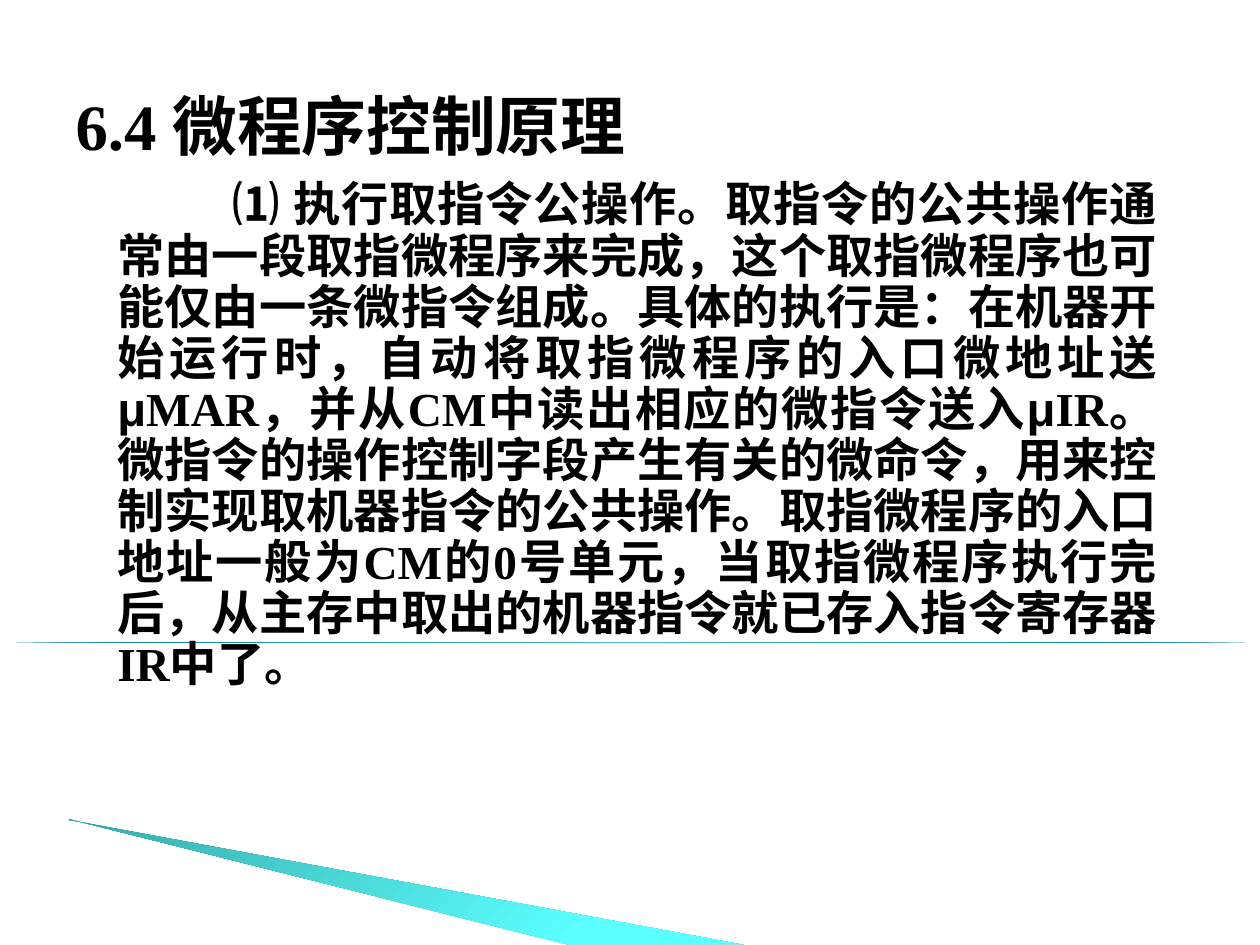
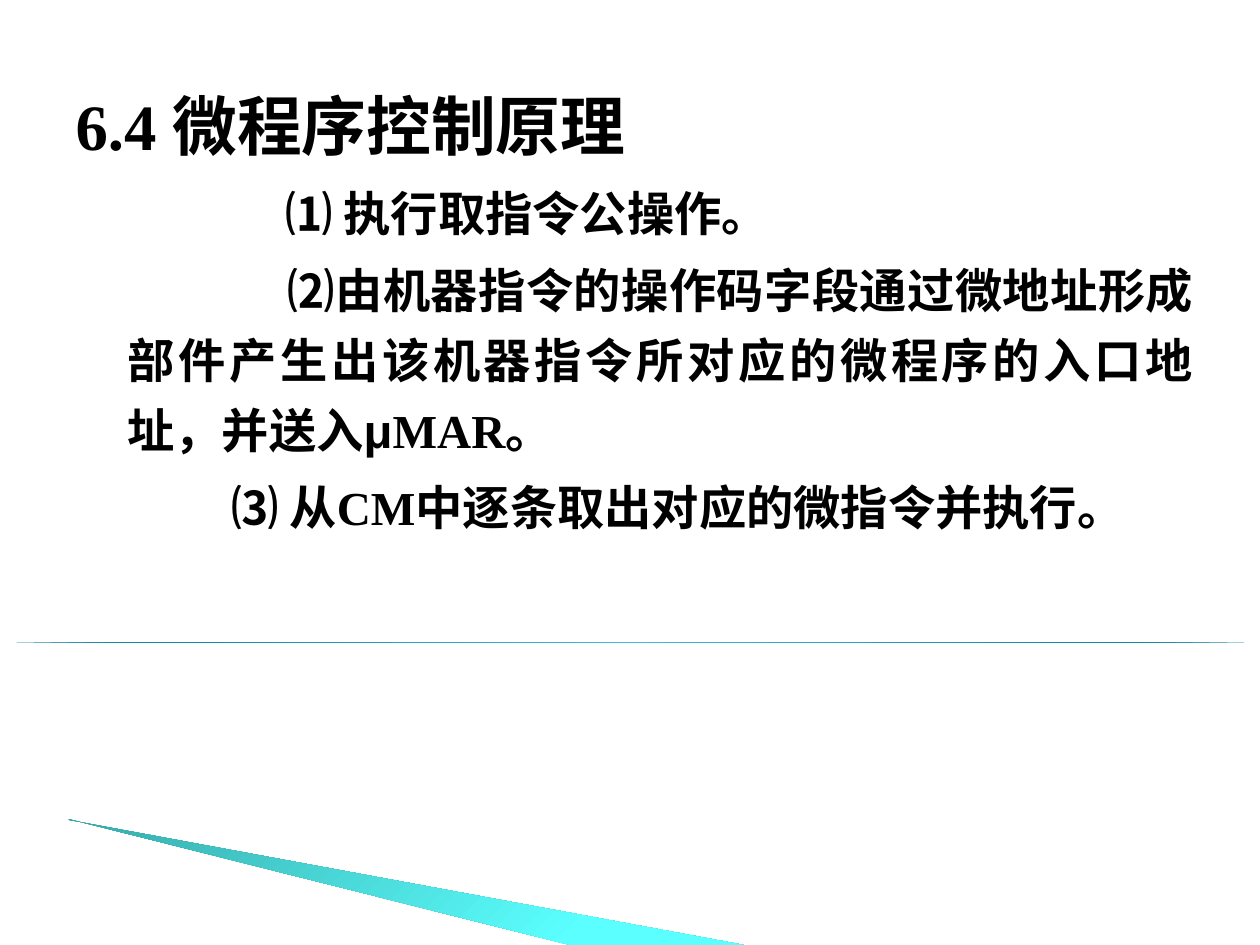
Before and after one commit to edu2act/course-computer-organization, a slide deck: slide 24 of materials/slides/chapter_6_02.ppt (slide 28 before the commit). Drawn at 1260x945 pixels with LibreOffice and Linux fonts; fonts in the diff are those of the drawing; background and template pictures are left out. Boxes give left, top, right and bottom in pixels: in the first picture for what was removed or moved away, otherwise in the second. Text is boxed around its words. In the diff, an @@ line names an element or a change of style, - is before the commit and + after.

```diff
--- a/materials/slides/chapter_6_02.ppt
+++ b/materials/slides/chapter_6_02.ppt
@@ text at [127, 190, 1193, 530]: text changed @@
-⑴ 执行取指令公操作。取指令的公共操作通常由一段取指微程序来完成，这个取指微程序也可能仅由一条微指令组成。具体的执行是：在机器开始运行时，自动将取指微程序的入口微地址送μMAR，并从CM中读出相应的微指令送入μIR。微指令的操作控制字段产生有关的微命令，用来控制实现取机器指令的公共操作。取指微程序的入口地址一般为CM的0号单元，当取指微程序执行完后，从主存中取出的机器指令就已存入指令寄存器IR中了。
+⑴ 执行取指令公操作。
+⑵由机器指令的操作码字段通过微地址形成部件产生出该机器指令所对应的微程序的入口地址，并送入μMAR。
+⑶ 从CM中逐条取出对应的微指令并执行。
```
Also in this commit, not shown: 25 other slides changed, 1 slide added, 12 slides removed, 16 other files.
